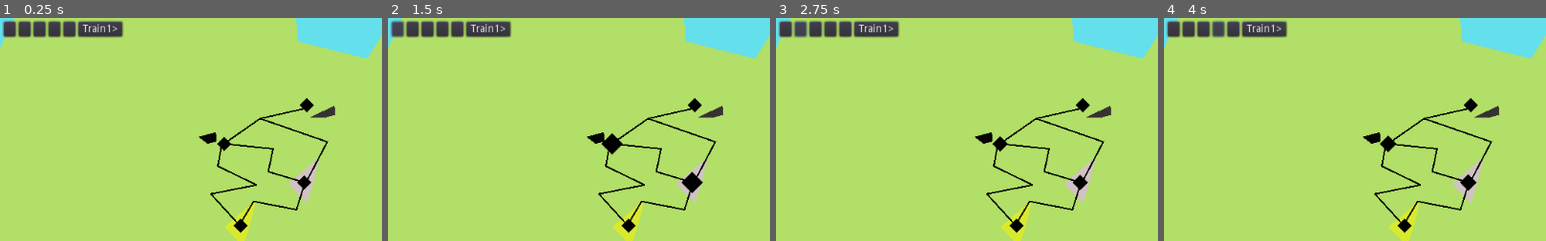
Above: before the commit, frames 1-4 (left to right).
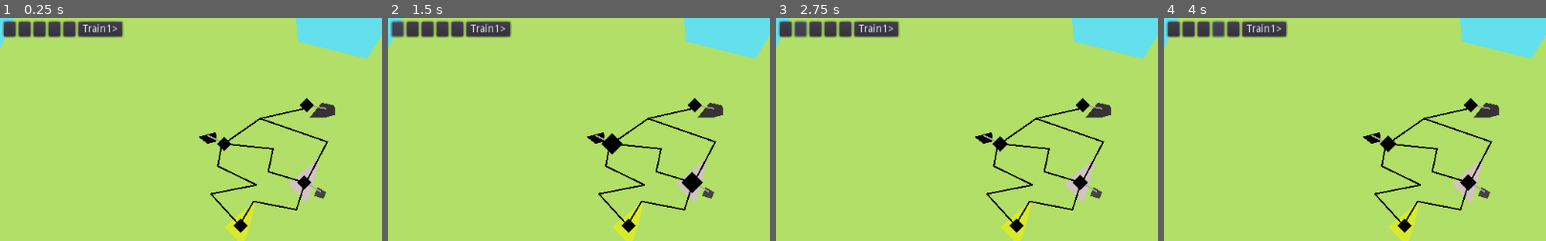
Above: after the commit, the same moments.

Repository: LeBoku/supply-chained
Game: Godot game, scene res://Game.tscn
The game is run twice, just before and just after one commit, with the same random seed, the same clock (stepped at 60 frames per second) and the same inputs.
Inputs (mouse positions are % of the whole screen's width and height, from its top left):
- Up to frame 1 (0.25 s): no input
- Up to frame 2 (1.5 s): click (43, 22) at 0.52 s; click (1, 2) at 1.27 s
- Up to frame 3 (2.75 s): click (3, 2) at 2.02 s
- Up to frame 4 (4 s): click (5, 2) at 2.77 s; click (7, 2) at 3.52 s
The pictures show only the part of the screen within x 0-50%, y 0-50%; the shares and areas given below are measured in that part.

The runs differ from the first frame. In frame 1, 0.3% of the frame differs, in the area x 54-88%, y 38-82%; in frame 2, 0.3%; in frame 3, 0.3%; in frame 4, 0.3%.

Commit message:
added conenction between station and production

Diff:
--- a/supply-chained/Game.tscn
+++ b/supply-chained/Game.tscn
@@ -5,7 +5,7 @@
 [ext_resource path="res://connection/ConnectionHelper.tscn" type="PackedScene" id=3]
 [ext_resource path="res://carriers/Carrier.gd" type="Script" id=5]
 [ext_resource path="res://carriers/Hud.gd" type="Script" id=6]
-[ext_resource path="res://Production/Production.tscn" type="PackedScene" id=8]
+[ext_resource path="res://production/Production.tscn" type="PackedScene" id=8]
 
 [node name="Game" type="Node2D"]
 script = ExtResource( 1 )
@@ -52,6 +52,7 @@
 position = Vector2( 149.667, 158.667 )
 
 [node name="Mine" parent="Map/IronMine" instance=ExtResource( 8 )]
+polygon = PoolVector2Array( -11.0278, 5.96655, -2.75476, -4.05777, 5.64067, -1.99326, 6.2019, 4.18028, 0.163147, 5.83803 )
 
 [node name="Rail3" parent="Map" instance=ExtResource( 3 )]
 points = PoolVector2Array( 149.333, 160.666, 118.333, 167.666, 94, 184.666 )
@@ -75,6 +76,13 @@
 position = Vector2( 0.162125, -5.05144 )
 color = Color( 0.823529, 0.768627, 0.768627, 1 )
 polygon = PoolVector2Array( -11.0278, 5.96655, 10.2097, -12.4535, 6.2019, 4.18028, 1.48888, 19.0605 )
+produces = "L"
+
+[node name="Factory" parent="Map/Town" instance=ExtResource( 8 )]
+position = Vector2( 11.0571, 6.28507 )
+scale = Vector2( 0.841186, 0.909091 )
+color = Color( 0.266667, 0.266667, 0.266667, 1 )
+polygon = PoolVector2Array( -5.52708, 3.04581, -2.69963, -3.49483, 4.13338, 0.211533, 2.24838, 5.008 )
 produces = "L"
 
 [node name="Rail1" parent="Map" instance=ExtResource( 3 )]
--- a/supply-chained/Production/Production.gd
+++ b/supply-chained/Production/Production.gd
@@ -5,6 +5,13 @@
 
 func _ready():
 	add_to_group("production")
+	var parent_position = get_parent().global_position
+
+	print(global_position.distance_to(parent_position))
+	if global_position.distance_to(parent_position) > 10:
+		$Connector.visible = true
+		$Connector.add_point(Vector2())
+		$Connector.add_point(-position)
 
 func _on_Button_pressed():
 	$"/root/RouteBuilder".add_step(get_parent(), self)
--- a/supply-chained/Production/Production.tscn
+++ b/supply-chained/Production/Production.tscn
@@ -1,6 +1,6 @@
 [gd_scene load_steps=2 format=2]
 
-[ext_resource path="res://Production/Production.gd" type="Script" id=1]
+[ext_resource path="res://production/Production.gd" type="Script" id=1]
 
 [node name="Production" type="Polygon2D"]
 position = Vector2( 12.847, 2.282 )
@@ -20,4 +20,9 @@
 "_edit_use_anchors_": false
 }
 
+[node name="Connector" type="Line2D" parent="."]
+visible = false
+width = 1.0
+default_color = Color( 0.666667, 0.643137, 0.643137, 1 )
+
 [connection signal="pressed" from="Button" to="." method="_on_Button_pressed"]
--- a/supply-chained/connection/ConnectionHelper.gd
+++ b/supply-chained/connection/ConnectionHelper.gd
@@ -18,6 +18,5 @@
 	var stations = get_tree().get_nodes_in_group('Station')
 	for s in stations:
 		var station := s as Station
-		print(point.distance_to(station.position))
 		if point.distance_to(station.position) <= buffer:
 			return station
--- a/supply-chained/project.godot
+++ b/supply-chained/project.godot
@@ -17,7 +17,7 @@
 "base": "Node2D",
 "class": "Production",
 "language": "GDScript",
-"path": "res://Production/Production.gd"
+"path": "res://production/Production.gd"
 }, {
 "base": "Position2D",
 "class": "Station",
